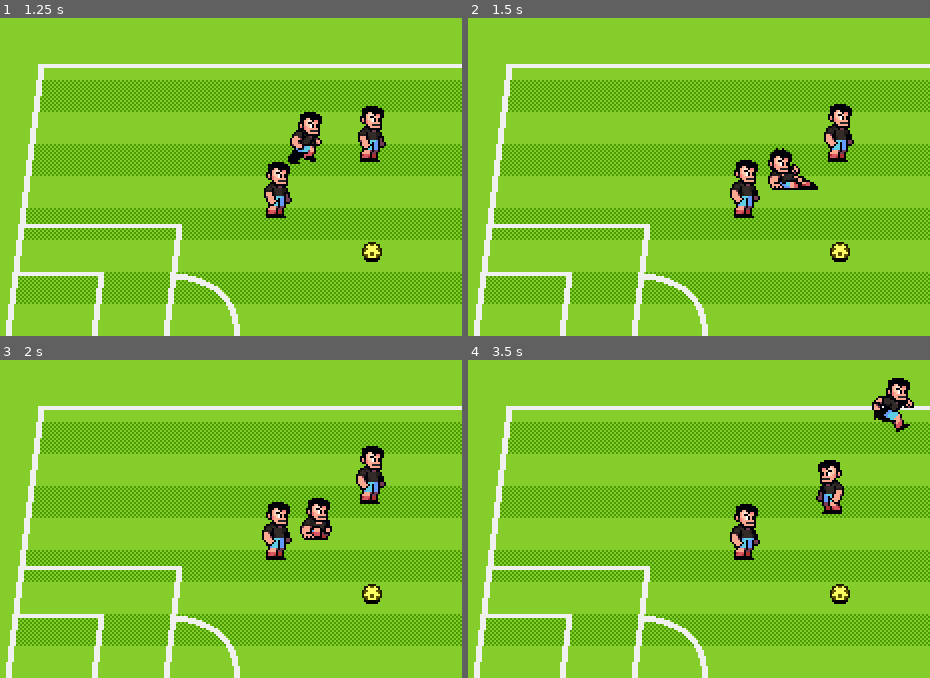
Above: before the commit, frames 1-4 (two rows, left to right).
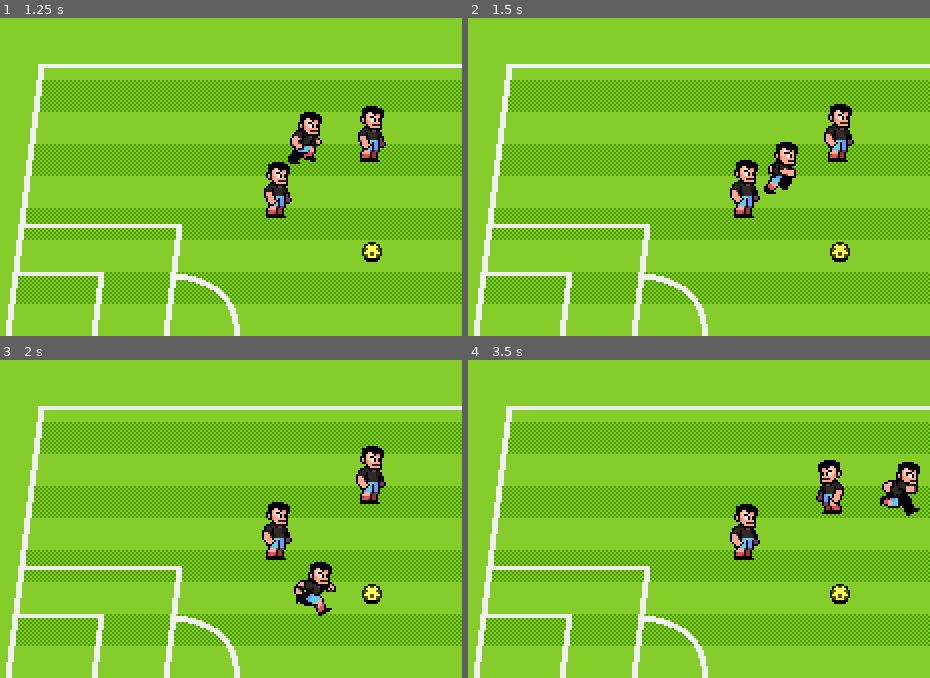
Above: after the commit, the same moments.

Repository: Tojosoa-code/soccer-game
Game: Godot game, scene res://scenes/global/world.tscn
The game is run twice, just before and just after one commit, with the same random seed, the same clock (stepped at 60 frames per second) and the same inputs.
Inputs:
- Up to frame 1 (1.25 s): hold Right (p1_right) from 0.53 s (still down); tap [ (p1_pass) at 0.6 s
- Up to frame 2 (1.5 s): release Right (p1_right) at 1.28 s; hold Down (p1_down) from 1.28 s (still down); tap ] (p1_shoot) at 1.35 s
- Up to frame 3 (2 s): keep holding Down (p1_down)
- Up to frame 4 (3.5 s): release Down (p1_down) at 2.03 s; hold Right (p1_right) 2.03-2.78 s; tap S (p2_down) at 2.1 s; hold Up (p1_up) from 2.78 s (still down); tap A (p2_left) at 2.85 s

Frame 1 is identical in both runs. In frame 2, 0.9% of the frame differs, in the area x 64-76%, y 38-56%; in frame 3, 1.6%; in frame 4, 1.8%, in the area x 87-98%, y 5-50%.

Commit message:
Ajouter l'état de préparation de tir

Diff:
--- a/scenes/characters/player.tscn
+++ b/scenes/characters/player.tscn
@@ -90,10 +90,48 @@
 "values": [30]
 }
 
+[sub_resource type="Animation" id="Animation_kqtwu"]
+resource_name = "prep_kick"
+length = 0.1
+loop_mode = 1
+step = 0.1
+tracks/0/type = "value"
+tracks/0/imported = false
+tracks/0/enabled = true
+tracks/0/path = NodePath("PlayerSprite:frame")
+tracks/0/interp = 1
+tracks/0/loop_wrap = true
+tracks/0/keys = {
+"times": PackedFloat32Array(0),
+"transitions": PackedFloat32Array(1),
+"update": 1,
+"values": [48]
+}
+
+[sub_resource type="Animation" id="Animation_6eyoc"]
+resource_name = "kick"
+length = 0.15
+loop_mode = 1
+step = 0.05
+tracks/0/type = "value"
+tracks/0/imported = false
+tracks/0/enabled = true
+tracks/0/path = NodePath("PlayerSprite:frame")
+tracks/0/interp = 1
+tracks/0/loop_wrap = true
+tracks/0/keys = {
+"times": PackedFloat32Array(0, 0.05, 0.1),
+"transitions": PackedFloat32Array(1, 1, 1),
+"update": 1,
+"values": [49, 50, 51]
+}
+
 [sub_resource type="AnimationLibrary" id="AnimationLibrary_76oj4"]
 _data = {
 &"RESET": SubResource("Animation_yewv4"),
 &"idle": SubResource("Animation_rp718"),
+&"kick": SubResource("Animation_6eyoc"),
+&"prep_kick": SubResource("Animation_kqtwu"),
 &"recover": SubResource("Animation_atpat"),
 &"run": SubResource("Animation_76oj4"),
 &"tackle": SubResource("Animation_dyp2m")
@@ -107,6 +145,7 @@
 collision_layer = 2
 script = ExtResource("1_yewv4")
 speed = 80.0
+power = 70.0
 
 [node name="PlayerSprite" type="Sprite2D" parent="."]
 unique_name_in_owner = true
--- a/scenes/global/world.tscn
+++ b/scenes/global/world.tscn
@@ -28,16 +28,19 @@
 [node name="ActorsContainer" type="Node2D" parent="."]
 y_sort_enabled = true
 
-[node name="Player" parent="ActorsContainer" instance=ExtResource("4_vi4sn")]
+[node name="Player" parent="ActorsContainer" node_paths=PackedStringArray("ball") instance=ExtResource("4_vi4sn")]
 position = Vector2(148, 94)
 control_scheme = 1
+ball = NodePath("../Ball")
 
-[node name="Player2" parent="ActorsContainer" instance=ExtResource("4_vi4sn")]
+[node name="Player2" parent="ActorsContainer" node_paths=PackedStringArray("ball") instance=ExtResource("4_vi4sn")]
 position = Vector2(235, 93)
 control_scheme = 2
+ball = NodePath("../Ball")
 
-[node name="Player3" parent="ActorsContainer" instance=ExtResource("4_vi4sn")]
+[node name="Player3" parent="ActorsContainer" node_paths=PackedStringArray("ball") instance=ExtResource("4_vi4sn")]
 position = Vector2(188, 121)
+ball = NodePath("../Ball")
 
 [node name="Ball" parent="ActorsContainer" instance=ExtResource("5_hwxo7")]
 position = Vector2(235, 143)
--- a/scripts/characters/player.gd
+++ b/scripts/characters/player.gd
@@ -12,12 +12,16 @@
 	MOVING,
 	TACKLING,
 	RECOVERING,
+	PREPPING_SHOT,
+	SHOOTING,
 }
 #endregion
 
 #region // variable d'exportation
 @export var control_scheme : ControlScheme
 @export var speed : float
+@export var power : float
+@export var ball : Ball
 #endregion
 
 #region // variable onready
@@ -36,7 +40,9 @@
 	IDLE = "idle",
 	RUN = "run",
 	TACKLE = "tackle",
-	RECOVER = "recover"
+	RECOVER = "recover",
+	KICK = "kick",
+	PREP_KICK = "prep_kick",
 }
 #endregion
 
@@ -73,3 +79,6 @@
 		player_sprite.flip_h = false
 	elif heading == Vector2.LEFT :
 		player_sprite.flip_h = true
+
+func has_ball() -> bool :
+	return ball.carrier == self
--- a/scripts/states/character/player_state_factory.gd
+++ b/scripts/states/character/player_state_factory.gd
@@ -7,6 +7,8 @@
 		Player.State.MOVING : PlayerStateMoving,
 		Player.State.TACKLING : PlayerStateTackling,
 		Player.State.RECOVERING : PlayerStateRecovering,
+		Player.State.SHOOTING : PlayerStateShooting,
+		Player.State.PREPPING_SHOT : PlayerStatePreppingShot,
 	}
 
 func get_fresh_state(state : Player.State) -> PlayerState :
--- a/scripts/states/character/player_state_moving.gd
+++ b/scripts/states/character/player_state_moving.gd
@@ -13,5 +13,8 @@
 	var direction := KeyUtils.get_input_vector(player.control_scheme)
 	player.velocity = direction * player.speed
 
-	if player.velocity != Vector2.ZERO and KeyUtils.is_action_just_pressed(player.control_scheme, KeyUtils.Action.SHOOT) :
-		state_transition_requested.emit(Player.State.TACKLING)
+	if player.has_ball() and KeyUtils.is_action_just_pressed(player.control_scheme, KeyUtils.Action.SHOOT) :
+		state_transition_requested.emit(Player.State.PREPPING_SHOT)
+
+	#if player.velocity != Vector2.ZERO and KeyUtils.is_action_just_pressed(player.control_scheme, KeyUtils.Action.SHOOT) :
+		#state_transition_requested.emit(Player.State.TACKLING)
--- /dev/null
+++ b/scripts/states/character/player_state_prepping_shot.gd
@@ -0,0 +1,24 @@
+class_name PlayerStatePreppingShot
+extends PlayerState
+
+const DURATION_MAX_BONUS := 1000.0
+const EASE_REWARD_FACTOR := 2.0
+
+var time_start_shot := Time.get_ticks_msec()
+var shot_direction := Vector2.ZERO
+
+func _enter_tree() -> void:
+	animation_player.play(player.ANIMATIONS.PREP_KICK)
+	player.velocity = Vector2.ZERO
+	time_start_shot = Time.get_ticks_msec()
+
+
+func _process(delta: float) -> void:
+	shot_direction += KeyUtils.get_input_vector(player.control_scheme) * delta
+	if KeyUtils.is_action_just_released(player.control_scheme, KeyUtils.Action.SHOOT) :
+		var duration_press := clampf(Time.get_ticks_msec() - time_start_shot, 0.0, DURATION_MAX_BONUS)
+		var ease_time := duration_press / DURATION_MAX_BONUS
+		var bonus := ease(ease_time, EASE_REWARD_FACTOR)
+		var shot_power := player.power * (1 + bonus)
+		shot_direction = shot_direction.normalized()
+		print(shot_direction, shot_power)
--- /dev/null
+++ b/scripts/states/character/player_state_shooting.gd
@@ -0,0 +1,2 @@
+class_name PlayerStateShooting
+extends PlayerState
Not shown: 1 places in scenes/characters/player.tscn that only renumber resources
Not shown, added: scripts/states/character/player_state_prepping_shot.gd.uid
Not shown, added: scripts/states/character/player_state_shooting.gd.uid
